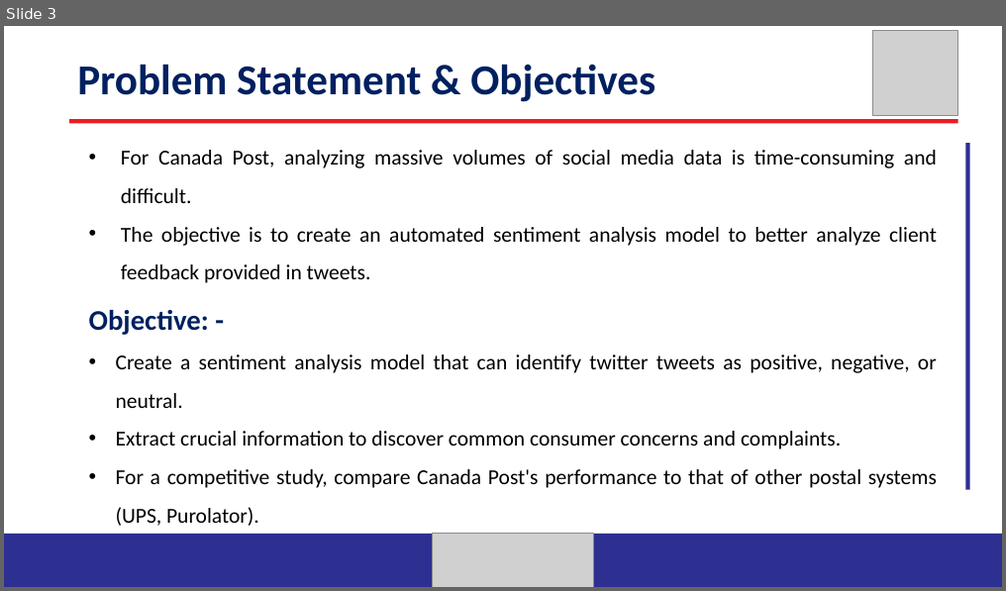
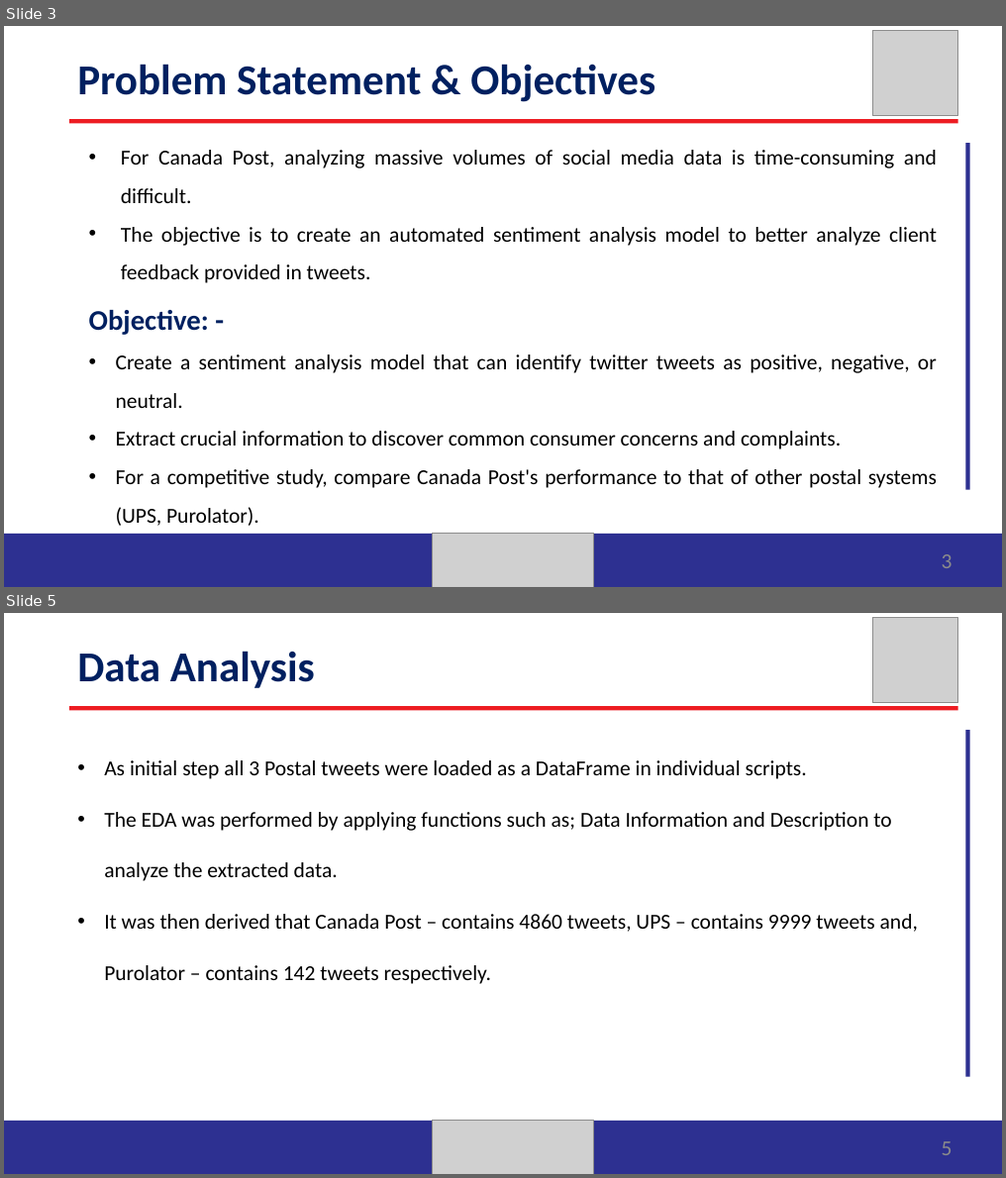
Before and after one commit to Rushanthi23/canadapost_sentiment_analysis, a slide deck: FinalProject_Group2_NLP.pptx. Shown one above the other, each under a label of ours: slide 3 before the commit, slides 3 and 5 after it; the slides between them are not shown. The pictures are 1006x591 and 1006x1178 pixels, drawn with LibreOffice and Linux fonts; fonts in the diff are those of the drawing; grey boxes stand for pictures. Boxes give left, top, right and bottom in pixels: in the first picture for what was removed or moved away, otherwise in the second. Text is boxed around its words. In the diff, an @@ line names an element or a change of style, - is before the commit and + after.

```diff
--- a/FinalProject_Group2_NLP.pptx
+++ b/FinalProject_Group2_NLP.pptx
@@ slide 5 added at box(4, 613, 1002, 1174), background #FFFFFF @@
@@ picture added at box(873, 617, 958, 703) @@
@@ text added at box(77, 651, 315, 688), 36 pt, text #002060, bold @@
+Data Analysis
@@ freeform shape added at box(69, 706, 958, 710), fill #ED1C22 @@
@@ freeform shape added at box(966, 730, 970, 1077), fill #2D3091 @@
@@ text added at box(104, 761, 918, 984), 18 pt, text #000000 @@
+• As initial step all 3 Postal tweets were loaded as a DataFrame in individual scripts.
+• The EDA was performed by applying functions such as; Data Information and Description to analyze the extracted data.
+• It was then derived that Canada Post – contains 4860 tweets, UPS – contains 9999 tweets and, Purolator – contains 142 tweets respectively.
@@ freeform shape added at box(4, 1121, 503, 1174), fill #2D3091 @@
@@ picture added at box(433, 1121, 594, 1174) @@
@@ picture added at box(440, 1125, 593, 1174) @@
@@ freeform shape added at box(543, 1121, 1002, 1174), fill #2D3091 @@
@@ page number added at box(942, 1142, 952, 1156), 18 pt, text #8C8C8C @@
+5
@@ slide 3 changed as well @@
@@ page number added at box(942, 555, 952, 569), 18 pt, text #8C8C8C @@
+3
```
Also in this commit, not shown: 10 other slides changed, 5 other slides added, 1 other file.
